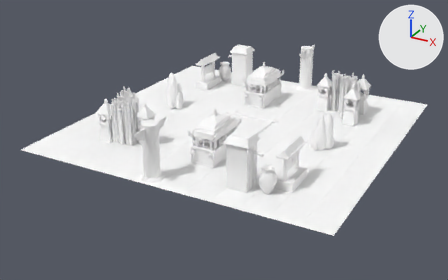
Two versions of the FBX model Prototipo1/Assets/SM/SM_Scene_01.fbx, one commit apart.
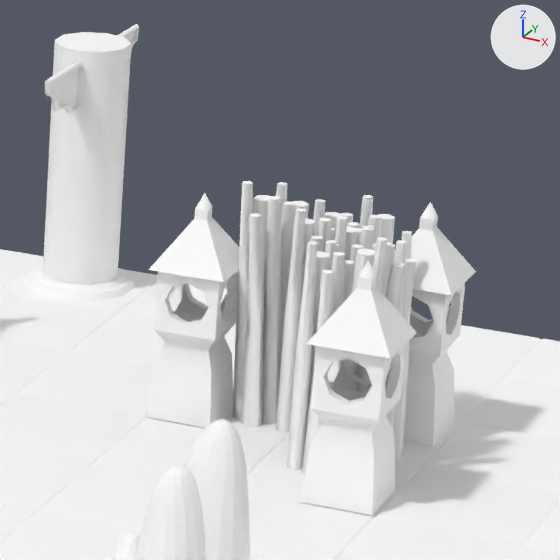
The first picture shows the older version from a 50 mm camera at (4.99, -26.04, 9.44) aimed at (-5.84, -6.35, -0.41). The close-ups show both versions on the part from 65% to 86% of the width and 14% to 48% of the height of that picture; other places that the commit changed are outside them. Every picture has the same lights, and +X, +Y and +Z are marked at upper right. Where no turn or scale is listed for an object, it has been applied to the vertices. Vertices at the same position are counted once.

The older version as bpy lines, for what is in view:
```python
me_mesh = bpy.data.meshes.new('Mesh')
me_mesh.from_pydata(...)  # 784 vertices, 720 faces; spans x -11.49..0.51, y -11.51..0.49, z -0.02..0.0
# faces by material slot: [234, 40, 50, 266, 100, 20, 10]
me_mesh.materials.append(mat_grass_mat)  # its picture is missing
me_mesh.materials.append(mat_flower_l)  # its picture is missing
me_mesh.materials.append(mat_mud_stone_mat)  # its picture is missing
me_mesh.materials.append(mat_cobble_mat)  # its picture is missing
me_mesh.materials.append(mat_less_flower)  # its picture is missing
me_mesh.materials.append(mat_grass_flower_mat)  # its picture is missing
me_mesh.materials.append(mat_flower_circle)  # its picture is missing
me_mesh_005 = bpy.data.meshes.new('Mesh.005')
me_mesh_005.from_pydata(...)  # 209 vertices, 204 faces; spans x -0.41..0.41, y -0.91..0.91, z 0.0..1.93
me_mesh_005.materials.append(mat_palette_mat1)  # its picture is missing
me_mesh_008 = bpy.data.meshes.new('Mesh.008')
me_mesh_008.from_pydata(...)  # 1415 vertices, 1392 faces; spans x -1.03..1.03, y -1.0..1.0, z 0.0..1.74
me_mesh_008.materials.append(mat_palette_mat1)  # its picture is missing
ob_sm_bamboo_01 = bpy.data.objects.new('SM_Bamboo_01', me_mesh_008)
ob_sm_bamboo_01.location = (-2.498, -2.552, 0.0)
ob_sm_column_03 = bpy.data.objects.new('SM_Column_03', me_mesh_005)
ob_sm_column_03.location = (-5.0, -0.009, 0.0)
ob_sm_floor = bpy.data.objects.new('SM_Floor', me_mesh)
ob_sm_floor.location = (0.0, 0.0, 0.0)
# also in view: 'SM_Rock_03' at (-1.94, -6.01, 0.66)
```
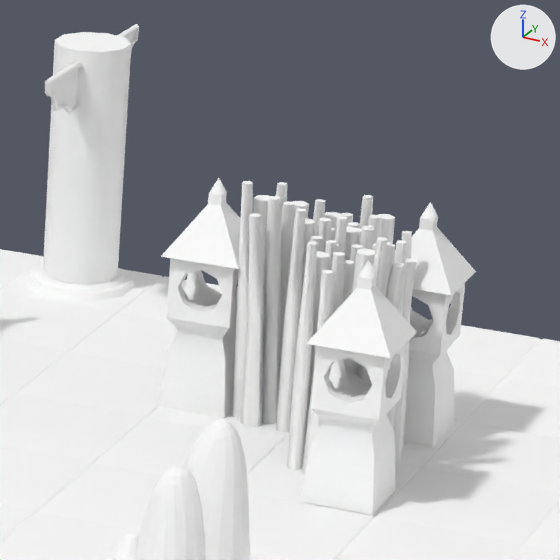
Where the newer file only moved an object's origin or applied its transform, the numbers keep the older frame.

The change, as a diff of the scene's bpy script:
```diff
--- a/Prototipo1/Assets/SM/SM_Scene_01.fbx.py
+++ b/Prototipo1/Assets/SM/SM_Scene_01.fbx.py
@@ me_mesh_008 @@
 # used by ob_sm_bamboo_01; location = (-2.498, -2.552, 0.0)
-me_mesh_008.from_pydata(...)  # 1415 vertices, 1392 faces; spans x -1.03..1.03, y -1.0..1.0, z 0.0..1.74
+me_mesh_008.from_pydata(...)  # 1365 vertices, 1392 faces; spans x -1.03..1.03, y -0.99..1.0, z 0.0..1.74
+# me_mesh_008 part 1: the loose piece of 13 vertices spanning x -1.03..-0.47, y 0.0..0.56, z 1.1..1.63 is scaled about its middle by 1.03, then moved by (0.0, 0.26, 0.03)
+# me_mesh_008 part 2: the loose piece of 82 vertices spanning x -0.99..-0.51, y 0.04..0.52, z 0.0..1.1 is rebuilt with 66 vertices and now spans x -1.0..-0.5, y 0.29..0.79, z 0.0..1.13
+# me_mesh_008 part 3
+# 70 vertices are removed from x 0.46..1.03, y -1.0..0.88, z 0.74..1.67
+# 82 faces are deleted
+# 35 vertices in x 0.49..0.99, y -0.96..-0.46, z 0.0..1.48 move by (0.0, 0.01, 0.0)
+# 7 vertices in x 0.48..0.51, y -0.54..0.83, z 0.78..1.1 move by (0.0, 0.0, -0.04)
+# 7 vertices in x 0.51, y -0.88..-0.59, z 0.78..1.1 move by (0.0, 0.01, -0.04)
+# 3 vertices in x 0.53..0.58, y -0.94..-0.48, z 0.42..0.9 move by (-0.01, 0.01, 0.0)
+# 9 vertices move from x 0.53..1.03, y -0.87..-0.42, z 0.42..1.13 to x 0.52..1.03, y -0.87..-0.42, z 0.42..1.13
+# 20 vertices are added at x 0.45..1.03, y -0.99..0.88, z 0.74..1.67
+# 8 new vertices lie (0.0, -0.11, 0.0) away from vertices in x 0.6..0.86, y -0.48..0.94, z 0.79..1.01
+# 8 new vertices lie (0.0, 0.11, 0.0) away from vertices in x 0.6..0.86, y -0.94..0.48, z 0.79..1.01
+# 82 new faces join them
 me_mesh_008.materials.append(mat_palette_mat1)
```

What differs and where, as boxes [x1, y1, x2, y2] in the close-ups (560 x 560 px; the box of a moved part takes in the faces that stretch with it):
'SM_Bamboo_01', reshaped: before [145, 181, 476, 515]; after [158, 178, 476, 515]
part 1 of me_mesh_008, moved or reshaped: before [148, 193, 239, 282]; after [161, 178, 241, 269]
part 2 of me_mesh_008, rebuilt: before [145, 271, 238, 428]; after [158, 258, 238, 418]
part 3 of me_mesh_008, moved or reshaped: [300, 260, 460, 515] in both
